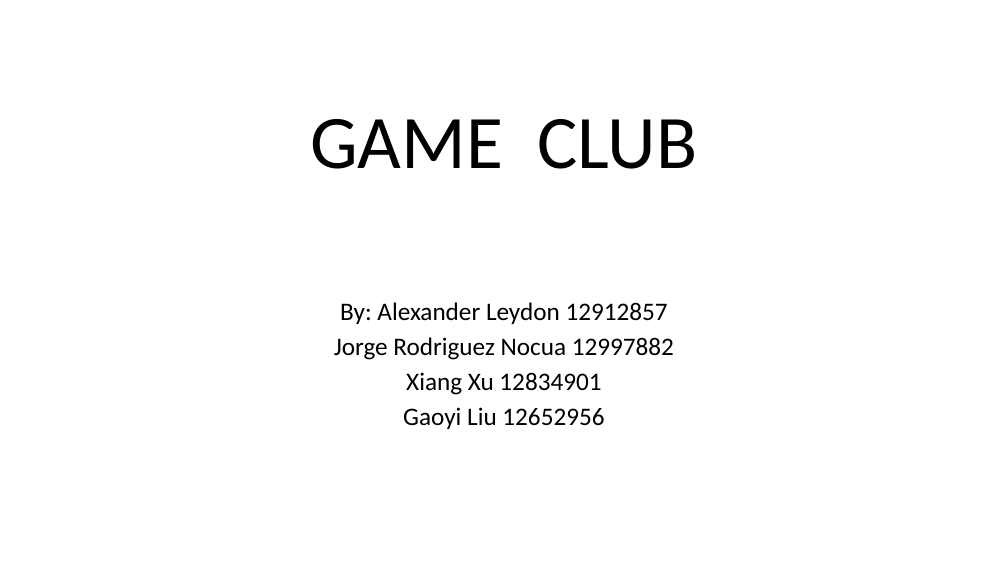
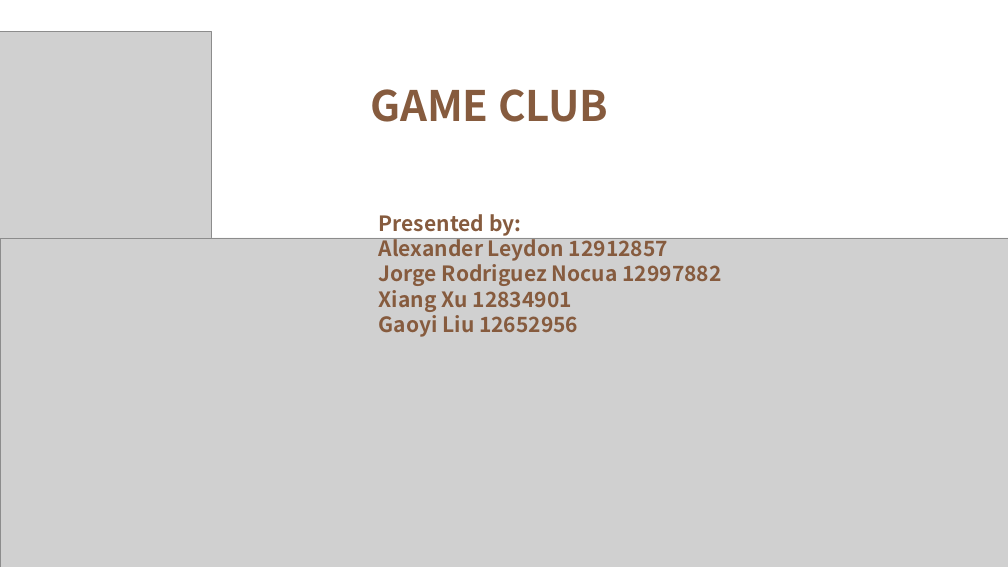
Before and after one commit to uts-ios-dev/project3-group-16, a slide deck: slide 1 of PresentationSlides.pptx. Drawn at 1008x567 pixels with LibreOffice and Linux fonts; fonts in the diff are those of the drawing; grey boxes stand for pictures; background and template pictures are left out. Boxes give left, top, right and bottom in pixels: in the first picture for what was removed or moved away, otherwise in the second. Text is boxed around its words. In the diff, an @@ line names an element or a change of style, - is before the commit and + after.

```diff
--- a/PresentationSlides.pptx
+++ b/PresentationSlides.pptx
@@ picture added at [0,31,212,567] @@
@@ text "GAME CLUB": place and size @@
-text "GAME CLUB" at [310,119,697,169]
+text "GAME CLUB" at [370,89,608,122]
@@ text "GAME CLUB" at [370,89,608,122]: size 72 to 40 pt, font Calibri to Noto Sans CJK SC, text colour #000000 to #865B3E, bold on; alignment centre to left; line spacing 0.9 to 1; vertical alignment bottom to top @@
@@ text "Presented by:": place and size @@
-text "Presented by:" at [334,302,674,429]
+text "Presented by:" at [379,214,722,337]
@@ picture added at [0,238,1008,567] @@
@@ text at [379,214,668,261]: text changed; size 24 to 20 pt; font Calibri to Noto Sans CJK SC; text colour #000000 to #865B3E; bold on @@
-By: Alexander Leydon 12912857
+Presented by:
+Alexander Leydon 12912857
@@ text at [379,264,722,337]: size 24 to 20 pt, font Calibri to Noto Sans CJK SC, text colour #000000 to #865B3E, bold on in "Jorge Rodriguez Nocua 12997882", "Xiang Xu 12834901", "Gaoyi Liu 12652956"; alignment centre to left; line spacing 0.8 to 1; less space between paragraphs @@
```
Also in this commit, not shown: 6 other slides changed, 8 slides added, 3 slides removed.
